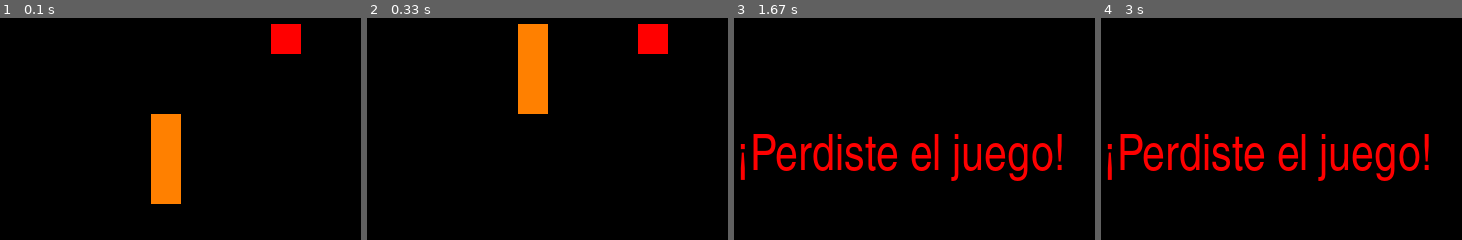
Above: before the commit, frames 1-4 (left to right).
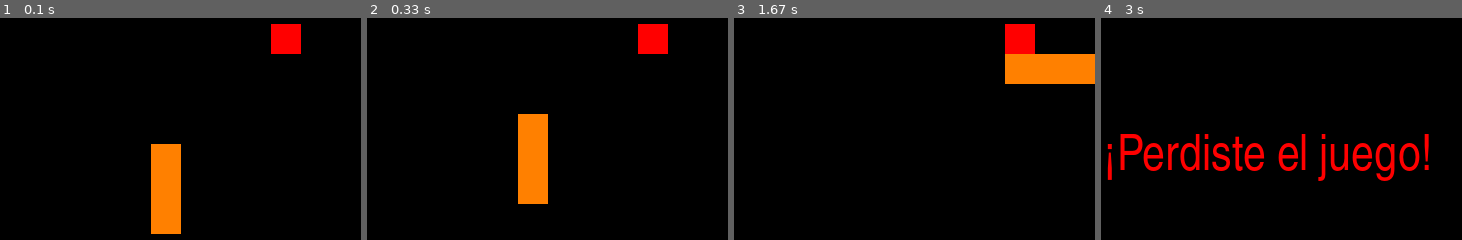
Above: after the commit, the same moments.

Repository: SanDaws/Estructura-de-datos
Game: pygame game, started from Trabajos/Trabajo1/snake.py
Two runs of this game, one before a commit and one after it. Both use one fixed random seed, a clock stepped at 60 frames per second and the inputs below.
Inputs:
- Up to frame 1 (0.1 s): no input
- Up to frame 2 (0.33 s): no input
- Up to frame 3 (1.67 s): hold Right 0.33-0.8 s; hold Up 0.83-1.13 s; hold Right 1.17-1.63 s
- Up to frame 4 (3 s): hold Down 2.23-2.53 s

The runs differ from the first frame. In frame 1, 2.2% of the frame differs, in the area x 41-51%, y 43-98%; in frame 2, 6.7%; in frame 3, 10%, in the area x 1-100%, y 2-74%; in frame 4, nothing differs.

Commit message:
Update snake.py

Diff:
--- a/Trabajos/Trabajo1/snake.py
+++ b/Trabajos/Trabajo1/snake.py
@@ -85,7 +85,7 @@
 tiempo_anterior = pygame.time.get_ticks()  # Inicializa el temporizador
 
 # Velocidad de la serpiente (número de celdas por segundo)
-velocidad_serpiente = 15  # Puedes ajustar este valor para hacerla más lenta
+velocidad_serpiente = 6  # Puedes ajustar este valor para hacerla más lenta
 
 # Bucle principal del juego
 while jugando:
